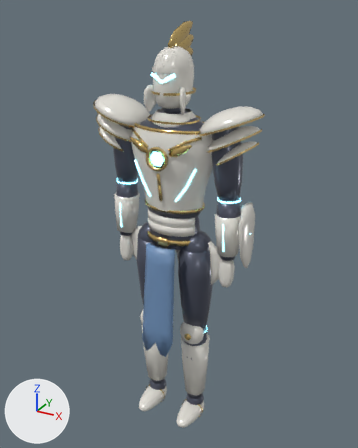
A saved change to the FBX model assets/export/enemies/sky_citadel/GildedSentinel.fbx.
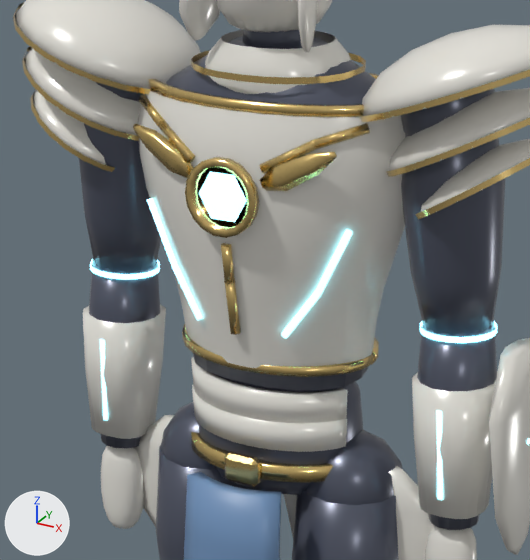
Each version is shown whole from a 50 mm lens placed at (21.144, -2.032, 2.234), pointed at (19.987, 0.072, 1.182), then close up on the part from 25% to 70% of the width and 22% to 60% of the height. Lighting does not change. The marker at lower left points along +X, +Y and +Z. The first two pictures are the older version.

The older version as bpy lines, for what is in view:
```python
me_gildedsentinel_armour = bpy.data.meshes.new('GildedSentinel_Armour')
me_gildedsentinel_armour.from_pydata(...)  # 3762 vertices, 3364 faces; spans x -0.44..0.44, y -0.22..0.28, z 0.17..2.16
# faces by material slot: [2280, 988, 96]
me_gildedsentinel_armour.materials.append(mat_gsb_stone)  # white #e7e5dd
me_gildedsentinel_armour.materials.append(mat_gsb_gold)  # beige #edce86
me_gildedsentinel_armour.materials.append(mat_gsb_cloth)  # blue #6f90b8
me_gildedsentinel_armourglow = bpy.data.meshes.new('GildedSentinel_ArmourGlow')
me_gildedsentinel_armourglow.from_pydata(...)  # 148 vertices, 134 faces; spans x -0.304..0.413, y -0.191..0.028, z 1.141..1.957
me_gildedsentinel_armourglow.materials.append(mat_gsb_glow)  # cyan #a0f3ff, glowing cyan #95edff
me_gildedsentinel_body = bpy.data.meshes.new('GildedSentinel_Body')
me_gildedsentinel_body.from_pydata(...)  # 2396 vertices, 2336 faces; spans x -0.35..0.35, y -0.18..0.12, z 0.0..1.84
# faces by material slot: [728, 28, 1580]
me_gildedsentinel_body.materials.append(mat_gsb_stone)  # white #e7e5dd
me_gildedsentinel_body.materials.append(mat_gsb_gold)  # beige #edce86
me_gildedsentinel_body.materials.append(mat_gsb_slate)  # greyish blue #555969
ob_gildedsentinel_armour = bpy.data.objects.new('GildedSentinel_Armour', me_gildedsentinel_armour)
ob_gildedsentinel_armour.location = (20.0, 0.0, 0.01)
ob_gildedsentinel_armourglow = bpy.data.objects.new('GildedSentinel_ArmourGlow', me_gildedsentinel_armourglow)
ob_gildedsentinel_armourglow.location = (20.0, 0.0, 0.01)
ob_gildedsentinel_body = bpy.data.objects.new('GildedSentinel_Body', me_gildedsentinel_body)
ob_gildedsentinel_body.location = (20.0, 0.0, 0.01)
# also in view: 'GildedSentinel_BodyGlow' at (20.0, 0.001, 1.008)
```
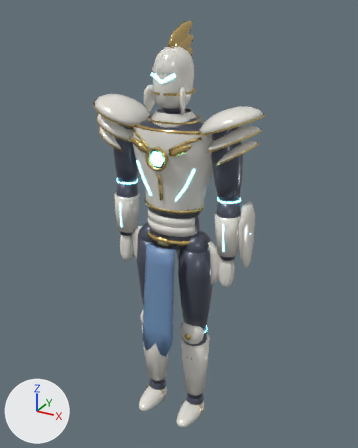
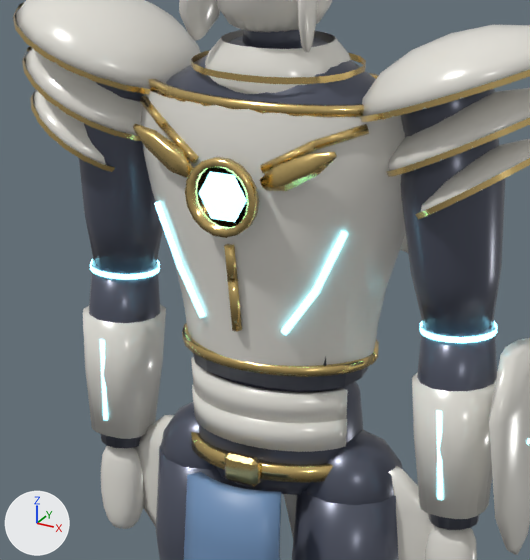
Pixel boxes (x1, y1, x2, y2) of what changed, in the close-ups (530 x 560 px; the box of a moved part takes in the faces that stretch with it):
```json
{"part": 1, "of": "me_gildedsentinel_armourglow", "change": "moved or reshaped", "before": [281, 293, 321, 338], "after": [281, 290, 319, 335]}
{"part": 2, "of": "me_gildedsentinel_armourglow", "change": "moved or reshaped", "before": [315, 229, 352, 295], "after": [313, 231, 348, 293]}
{"part": 3, "of": "me_gildedsentinel_armourglow", "change": "moved or reshaped", "before": [172, 266, 203, 320], "after": [177, 265, 205, 318]}
{"part": 4, "of": "me_gildedsentinel_armourglow", "change": "moved or reshaped", "before": [147, 198, 178, 268], "after": [154, 201, 183, 267]}
{"part": 5, "of": "me_gildedsentinel_armour", "change": "added", "after": [400, 233, 408, 253], "on screen": "mostly hidden"}
{"part": 6, "of": "me_gildedsentinel_armour", "change": "moved or reshaped", "before": [138, 95, 405, 364], "after": [141, 96, 406, 363]}
```

Scene script edits in JSON lines:
```json
{"block": "me_gildedsentinel_armourglow", "where": "me_gildedsentinel_armourglow.from_pydata(...)  # 148 vertices, 134 faces; spans x -0.304..0.413, y -0.191..0.028, z 1.141..1.957"}
{"block": "me_gildedsentinel_armourglow", "where": "# used by ob_gildedsentinel_armourglow; location = (20.0, 0.0, 0.01)"}
{"block": "me_gildedsentinel_armourglow", "change": "me_gildedsentinel_armourglow part 1: the loose piece of 12 vertices spanning x 0.067..0.124, y -0.118..-0.097, z 1.375..1.451 is scaled about its middle by (0.935, 1.05, 0.966), then moved by (-0.004, 0.004, 0.002)"}
{"block": "me_gildedsentinel_armourglow", "change": "me_gildedsentinel_armourglow part 2: the loose piece of 12 vertices spanning x 0.115..0.17, y -0.106..-0.091, z 1.445..1.546 is scaled about its middle by (0.917, 1.01, 0.944), then moved by (-0.008, 0.005, -0.002)"}
{"block": "me_gildedsentinel_armourglow", "change": "me_gildedsentinel_armourglow part 3: the loose piece of 12 vertices spanning x -0.124..-0.067, y -0.118..-0.097, z 1.375..1.451 is scaled about its middle by (0.937, 1.05, 0.966), then moved by (0.004, 0.004, 0.002)"}
{"block": "me_gildedsentinel_armourglow", "change": "me_gildedsentinel_armourglow part 4: the loose piece of 12 vertices spanning x -0.17..-0.115, y -0.106..-0.091, z 1.445..1.546 is scaled about its middle by (0.916, 1.02, 0.945), then moved by (0.008, 0.005, -0.002)"}
{"block": "me_gildedsentinel_armour", "where": "# used by ob_gildedsentinel_armour; location = (20.0, 0.0, 0.01)"}
{"op": "remove", "block": "me_gildedsentinel_armour", "code": "me_gildedsentinel_armour.from_pydata(...)  # 3762 vertices, 3364 faces; spans x -0.44..0.44, y -0.22..0.28, z 0.17..2.16"}
{"op": "add", "block": "me_gildedsentinel_armour", "code": "me_gildedsentinel_armour.from_pydata(...)  # 3886 vertices, 3472 faces; spans x -0.44..0.44, y -0.22..0.28, z 0.17..2.16"}
{"block": "me_gildedsentinel_armour", "change": "me_gildedsentinel_armour part 5: the loose piece of 40 vertices spanning x 0.06..0.1, y -0.11..-0.02, z 1.78..1.9 is copied, and the copy is multiplied about its middle by the matrix ((0.612, -2.145, -0.054), (1.154, 0.294, -0.254), (0.163, -0.124, 1.992)), then moved by (0.02, 0.21, -0.29); it spans x 0.0..0.21, y 0.12..0.17, z 1.43..1.67"}
{"block": "me_gildedsentinel_armour", "change": "me_gildedsentinel_armour part 6: 274 vertices moved from x -0.22..0.22, y -0.16..0.13, z 1.32..1.68 to x -0.22..0.22, y -0.15..0.14, z 1.32..1.68; 73 vertices removed from x -0.22..0.22, y -0.15..0.05, z 1.32..1.69; 73 vertices added at x -0.22..0.22, y -0.15..0.07, z 1.32..1.68"}
{"block": "me_gildedsentinel_armour", "change": "other edits to the shape of me_gildedsentinel_armour do not show in these pictures"}
```
